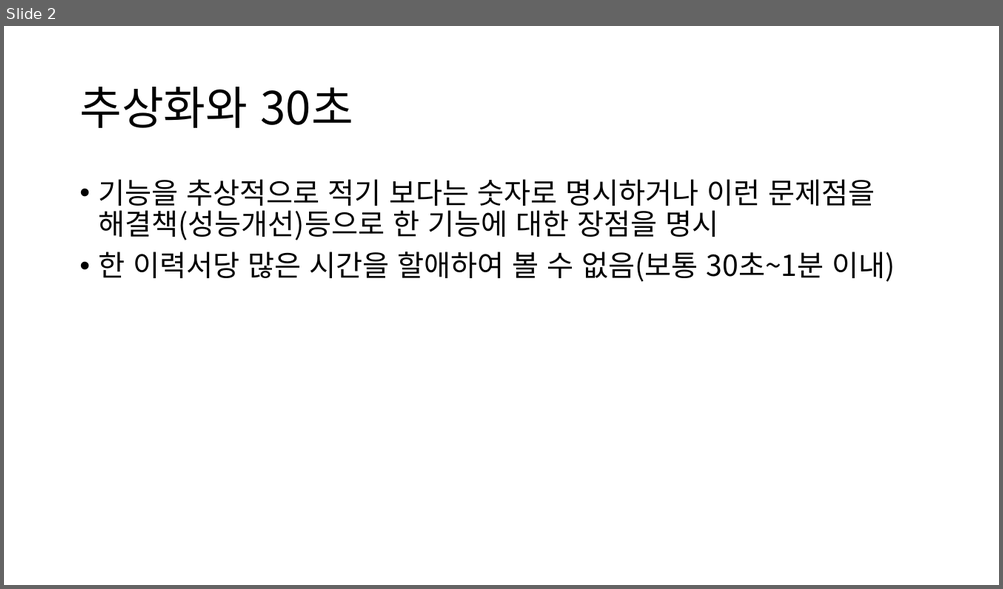
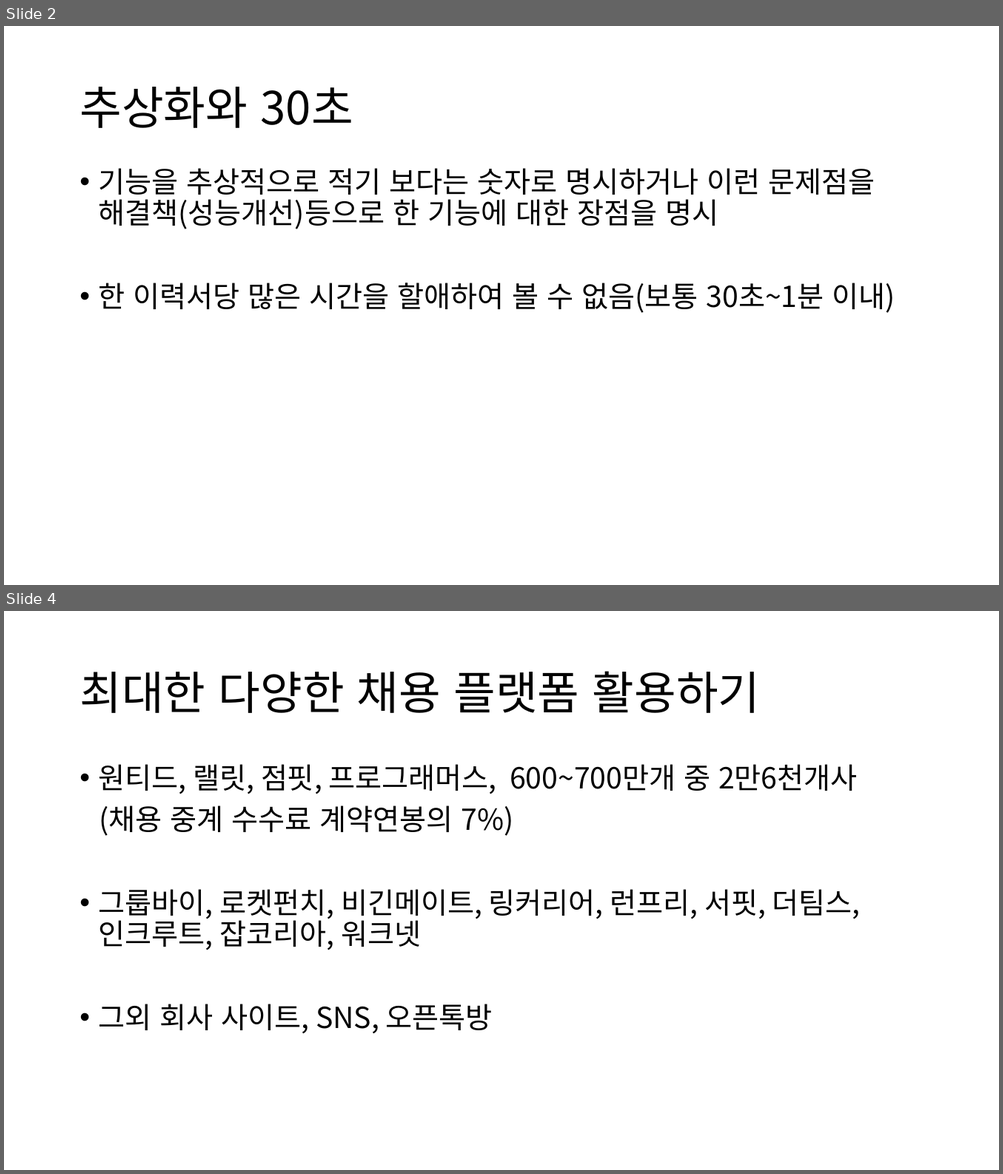
Before and after one commit to yisy0703/ai, a slide deck: 취업/상대가 원하는 나로 보이기.pptx. Shown one above the other, each under a label of ours: slide 2 before the commit, slides 2 and 4 after it; the slides between them are not shown. The pictures are 1003x589 and 1003x1174 pixels, drawn with LibreOffice and Linux fonts; fonts in the diff are those of the drawing. Boxes give left, top, right and bottom in pixels: in the first picture for what was removed or moved away, otherwise in the second. Text is boxed around its words. In the diff, an @@ line names an element or a change of style, - is before the commit and + after.

Commit message:
이력서및포트폴리오

```diff
--- a/취업/상대가 원하는 나로 보이기.pptx
+++ b/취업/상대가 원하는 나로 보이기.pptx
@@ slide 4 added at (4,611,999,1170), background #FFFFFF @@
@@ title added at (79,671,760,713), 44 pt, text #000000 @@
+최대한 다양한 채용 플랫폼 활용하기
@@ text added at (99,764,860,1034), 28 pt, text #000000 @@
+• 원티드, 랠릿, 점핏, 프로그래머스, 600~700만개 중 2만6천개사
+(채용 중계 수수료 계약연봉의 7%)
+• 그룹바이, 로켓펀치, 비긴메이트, 링커리어, 런프리, 서핏, 더팀스, 인크루트, 잡코리아, 워크넷
+• 그외 회사 사이트, SNS, 오픈톡방
@@ slide 2 changed as well @@
@@ text "기능을 추상적으로 적기 보다는 숫자로 ..." rewrapped from (99,179,895,282) to (99,168,895,313) @@
```
Also in this commit, not shown: 1 other slide changed, 2 other slides added.
